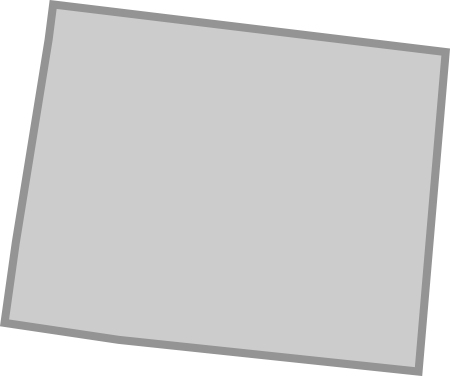
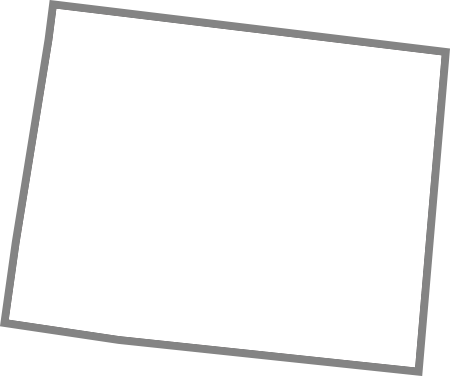
The second 450 x 376 image is a revision of the first. Changes to its layers:
pixels changed over [0, 0, 450, 376] (layer not identified)
